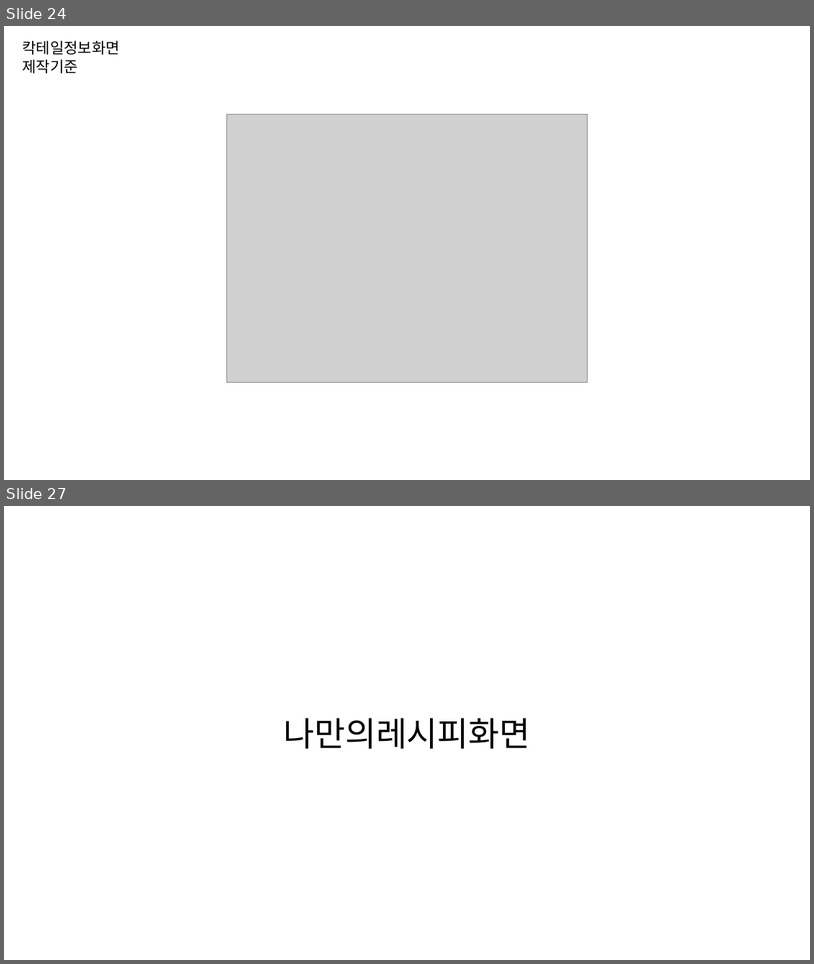
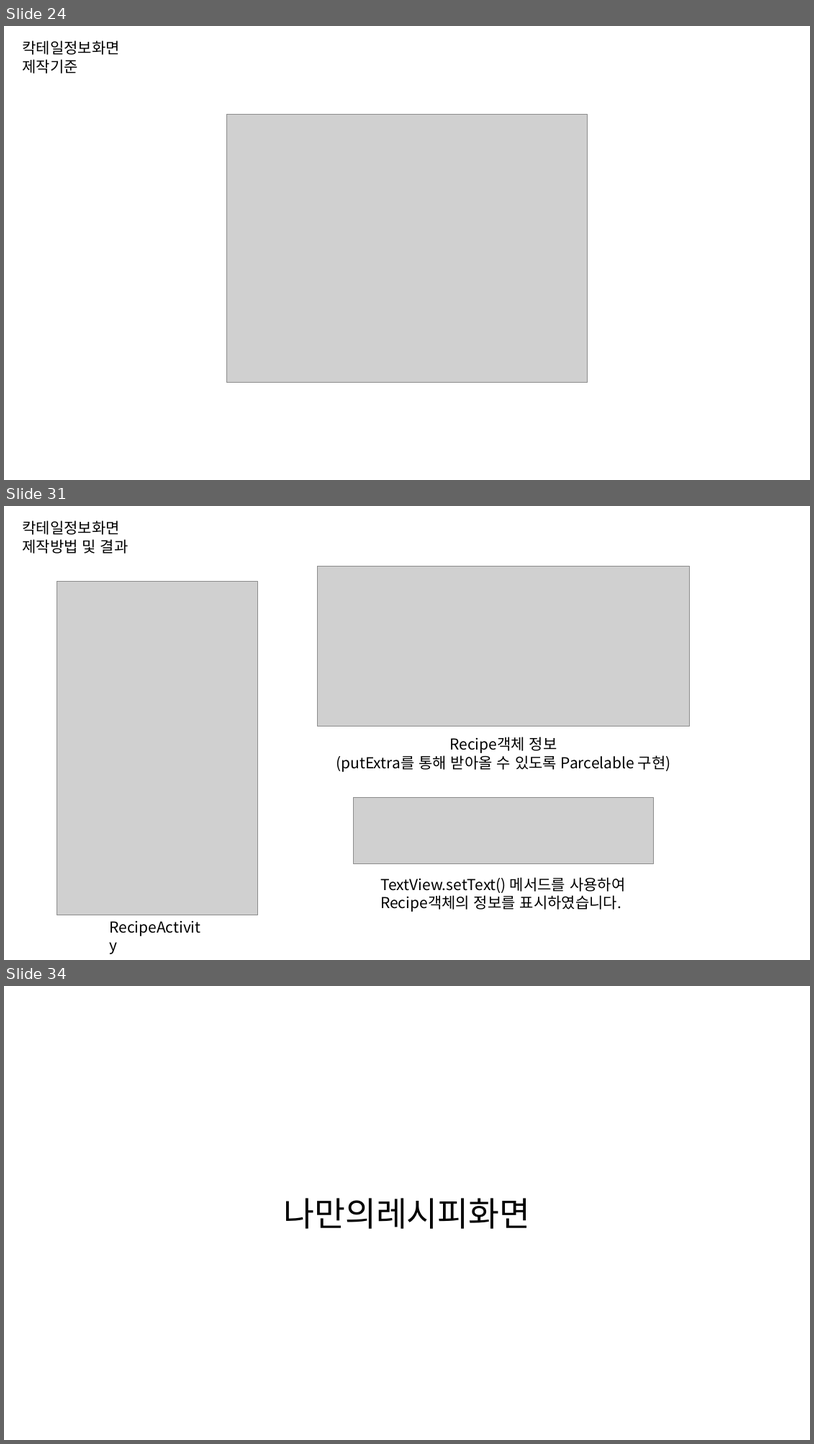
Before and after one commit to byungmeo/CockFit, a slide deck: Documents/4.제작보고서/제작보고서 자료.pptx. Shown one above the other, each under a label of ours: slides 24 and 27 before the commit, slides 24, 31 and 34 after it; the slides between them are not shown. The pictures are 814x964 and 814x1444 pixels, drawn with LibreOffice and Linux fonts; fonts in the diff are those of the drawing; grey boxes stand for pictures. Boxes give left, top, right and bottom in pixels: in the first picture for what was removed or moved away, otherwise in the second. Text is boxed around its words. In the diff, an @@ line names an element or a change of style, - is before the commit and + after.

Commit message:
레시피화면 사진크기조절 / 레시피정보화면 제작보고서자료 업데이트

```diff
--- a/Documents/4.제작보고서/제작보고서 자료.pptx
+++ b/Documents/4.제작보고서/제작보고서 자료.pptx
@@ slide 31 added at bbox=[4, 506, 810, 960], background #FFFFFF @@
@@ text added at bbox=[22, 520, 129, 554], 18 pt, text #000000 @@
+칵테일정보화면
+제작방법 및 결과
@@ picture added at bbox=[317, 566, 690, 726] @@
@@ picture added at bbox=[57, 582, 258, 915] @@
@@ text added at bbox=[337, 736, 671, 772], 18 pt, text #000000 @@
+Recipe객체 정보
+(putExtra를 통해 받아올 수 있도록 Parcelable 구현)
@@ picture added at bbox=[354, 797, 653, 863] @@
@@ text added at bbox=[381, 877, 625, 911], 18 pt, text #000000 @@
+TextView.setText() 메서드를 사용하여
+Recipe객체의 정보를 표시하였습니다.
@@ text added at bbox=[103, 915, 211, 939], 18 pt, text #000000 @@
+RecipeActivity
@@ what was slide 27 is now slide 34 @@
```
Also in this commit, not shown: 3 slides changed, 6 other slides added, 7 other files.
